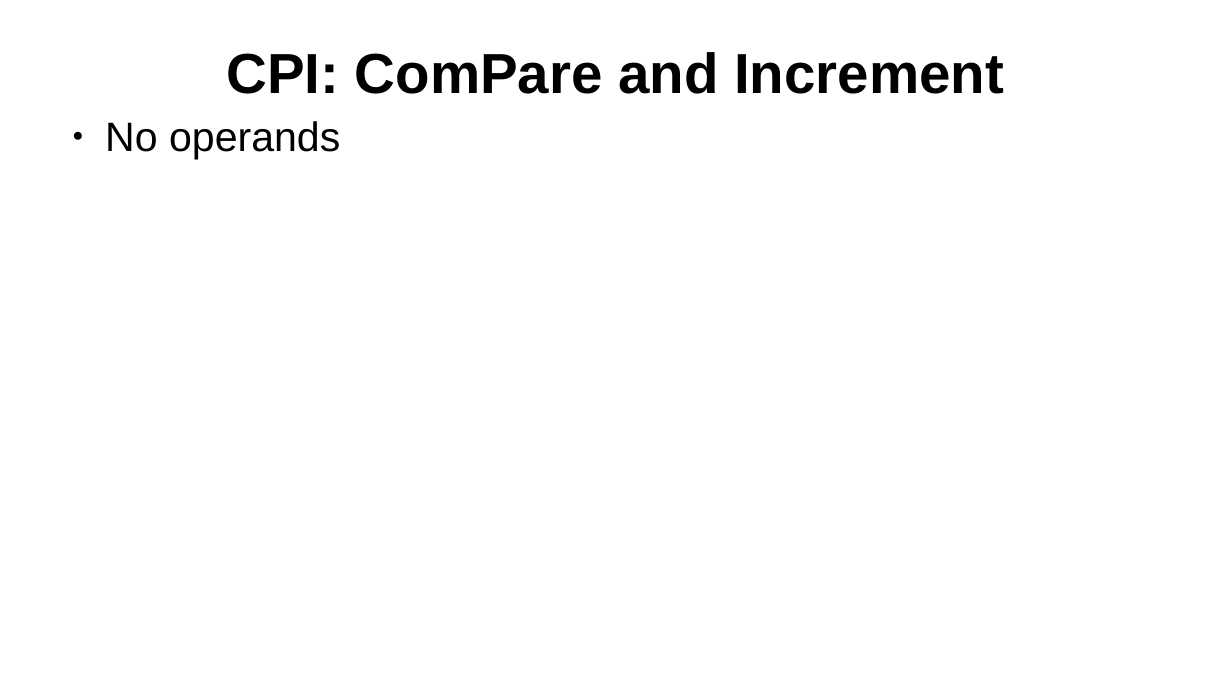
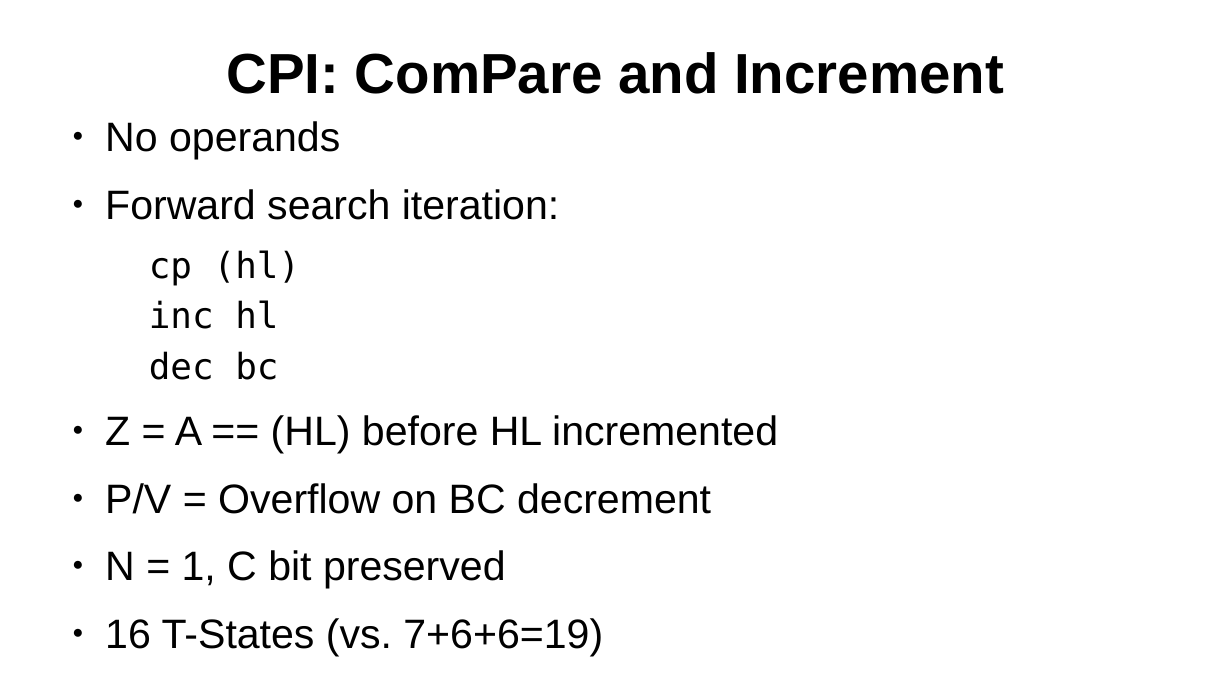
Before and after one commit to SlithyMatt/zxs-assembly-tutorial, a slide deck: slide 4 of Lesson9/Lesson9.odp. Drawn at 1232x693 pixels with LibreOffice and Linux fonts; fonts in the diff are those of the drawing. Boxes give left, top, right and bottom in pixels: in the first picture for what was removed or moved away, otherwise in the second. Text is boxed around its words. In the diff, an @@ line names an element or a change of style, - is before the commit and + after.

```diff
--- a/Lesson9/Lesson9.odp
+++ b/Lesson9/Lesson9.odp
@@ text at (105, 189, 778, 656): paragraphs added @@
+● Forward search iteration:
+  cp (hl)
+  inc hl
+  dec bc
+● Z = A == (HL) before HL incremented
+● P/V = Overflow on BC decrement
+● N = 1, C bit preserved
+● 16 T-States (vs. 7+6+6=19)
```
Also in this commit, not shown: 7 slides added.
